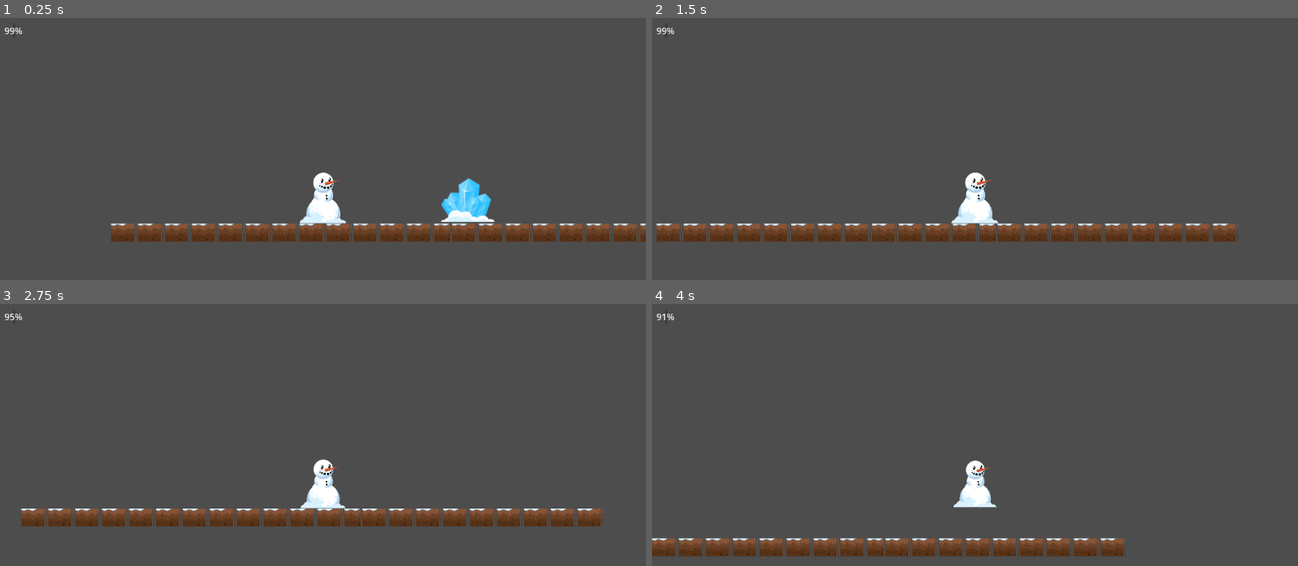
Above: before the commit, frames 1-4 (two rows, left to right).
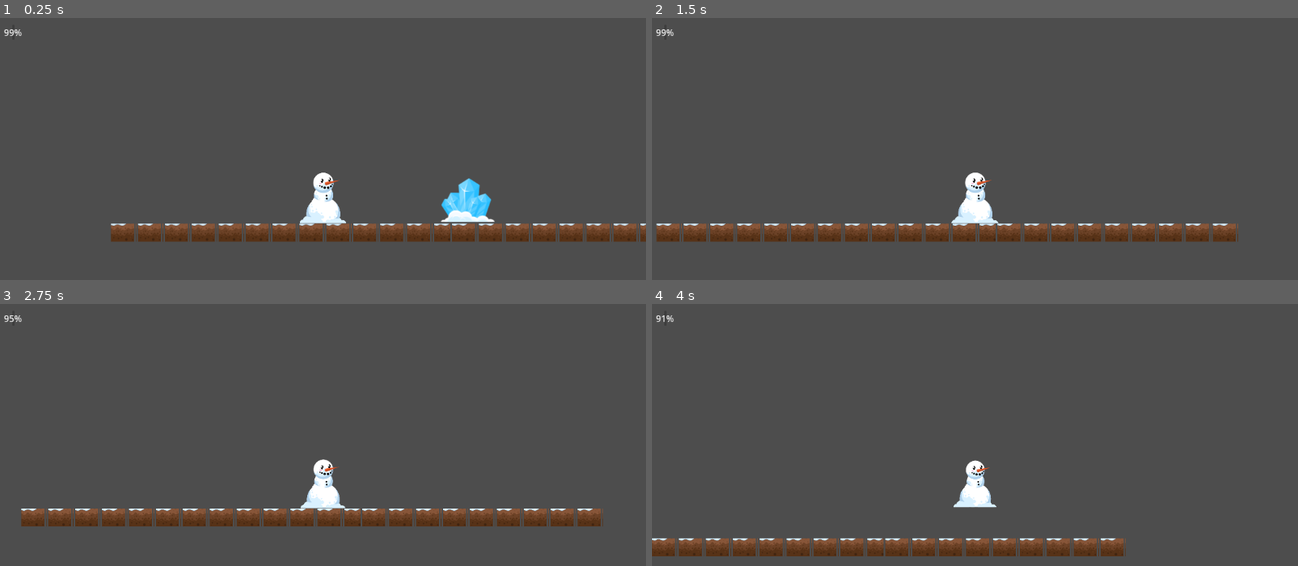
Above: after the commit, the same moments.

Repository: MiguelMaQui/ComfyGameJam
Game: Godot game, scene res://escena1_2d.tscn
Same seed, same stepped clock (60 frames per second), same inputs: the game is played once before the commit and once after it.
Inputs:
- Up to frame 1 (0.25 s): no input
- Up to frame 2 (1.5 s): tap Enter (ui_accept) at 0.5, 0.77 s; hold Right (ui_right) from 0.53 s (still down)
- Up to frame 3 (2.75 s): tap Enter (ui_accept) at 1.52 s; release Right (ui_right) at 2.03 s; hold Left (ui_left) from 2.03 s (still down)
- Up to frame 4 (4 s): release Left (ui_left) at 2.78 s; hold Right (ui_right) from 2.78 s (still down); tap Enter (ui_accept) at 3.02, 3.77 s

The runs differ from the first frame. In frame 1, less than 0.1% of the frame differs, in the area x 0-4%, y 3-7%; in frame 2, less than 0.1%; in frame 3, less than 0.1%; in frame 4, less than 0.1%.

Commit message:
wasd
funciona el wasd

Diff:
--- a/escena1_2d.tscn
+++ b/escena1_2d.tscn
@@ -1018,8 +1018,8 @@
 [node name="CanvasLayer" type="CanvasLayer" parent="."]
 
 [node name="ProgressBar" type="ProgressBar" parent="CanvasLayer"]
-offset_left = 23.0
-offset_top = 12.0
-offset_right = 27.0
-offset_bottom = 39.0
+offset_left = 22.0
+offset_top = 15.0
+offset_right = 26.0
+offset_bottom = 42.0
 max_value = 30.0
--- a/project.godot
+++ b/project.godot
@@ -17,6 +17,22 @@
 
 [input]
 
+ui_left={
+"deadzone": 0.5,
+"events": [Object(InputEventKey,"resource_local_to_scene":false,"resource_name":"","device":0,"window_id":0,"alt_pressed":false,"shift_pressed":false,"ctrl_pressed":false,"meta_pressed":false,"pressed":false,"keycode":4194319,"physical_keycode":0,"key_label":0,"unicode":0,"location":0,"echo":false,"script":null)
+, Object(InputEventJoypadButton,"resource_local_to_scene":false,"resource_name":"","device":0,"button_index":13,"pressure":0.0,"pressed":false,"script":null)
+, Object(InputEventJoypadMotion,"resource_local_to_scene":false,"resource_name":"","device":0,"axis":0,"axis_value":-1.0,"script":null)
+, Object(InputEventKey,"resource_local_to_scene":false,"resource_name":"","device":-1,"window_id":0,"alt_pressed":false,"shift_pressed":false,"ctrl_pressed":false,"meta_pressed":false,"pressed":false,"keycode":0,"physical_keycode":65,"key_label":0,"unicode":97,"location":0,"echo":false,"script":null)
+]
+}
+ui_right={
+"deadzone": 0.5,
+"events": [Object(InputEventKey,"resource_local_to_scene":false,"resource_name":"","device":0,"window_id":0,"alt_pressed":false,"shift_pressed":false,"ctrl_pressed":false,"meta_pressed":false,"pressed":false,"keycode":4194321,"physical_keycode":0,"key_label":0,"unicode":0,"location":0,"echo":false,"script":null)
+, Object(InputEventJoypadButton,"resource_local_to_scene":false,"resource_name":"","device":0,"button_index":14,"pressure":0.0,"pressed":false,"script":null)
+, Object(InputEventJoypadMotion,"resource_local_to_scene":false,"resource_name":"","device":0,"axis":0,"axis_value":1.0,"script":null)
+, Object(InputEventKey,"resource_local_to_scene":false,"resource_name":"","device":-1,"window_id":0,"alt_pressed":false,"shift_pressed":false,"ctrl_pressed":false,"meta_pressed":false,"pressed":false,"keycode":0,"physical_keycode":68,"key_label":0,"unicode":100,"location":0,"echo":false,"script":null)
+]
+}
 moverizquierda={
 "deadzone": 0.2,
 "events": [Object(InputEventKey,"resource_local_to_scene":false,"resource_name":"","device":-1,"window_id":0,"alt_press …(191 unchanged characters)…
